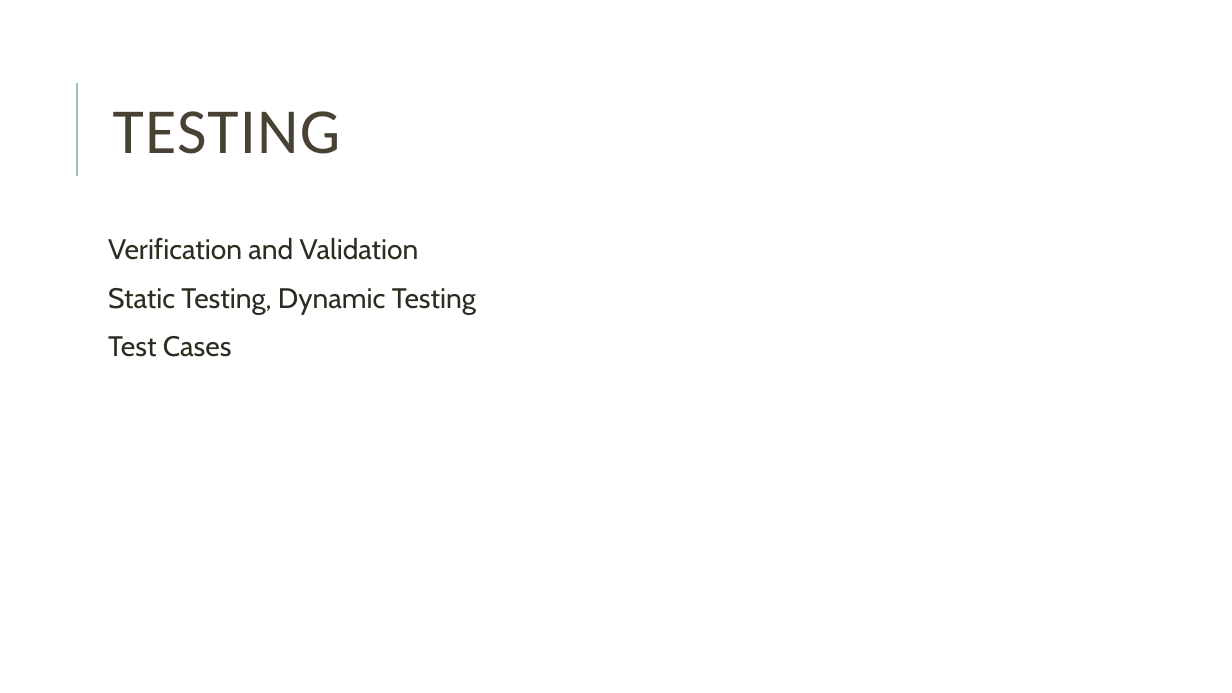
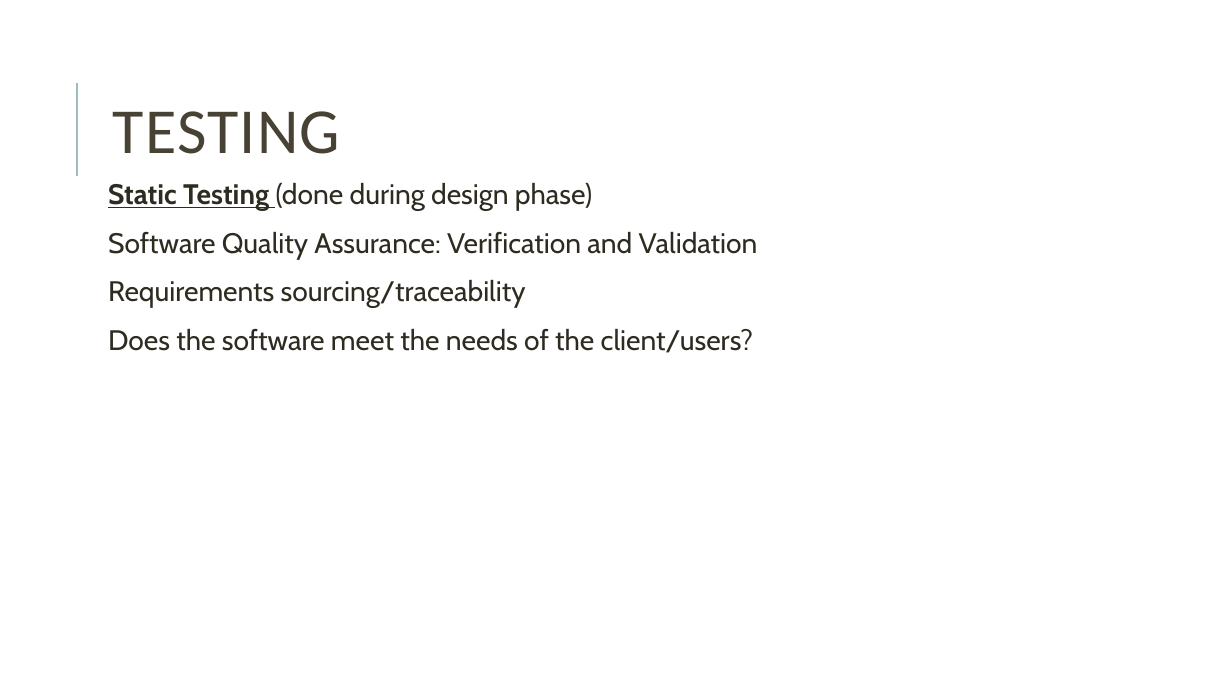
Before and after one commit to razr22/PatientMonitoringSystem, a slide deck: slide 7 of Patient Monitoring System.pptx. Drawn at 1232x693 pixels with LibreOffice and Linux fonts; fonts in the diff are those of the drawing. Boxes give left, top, right and bottom in pixels: in the first picture for what was removed or moved away, otherwise in the second. Text is boxed around its words. In the diff, an @@ line names an element or a change of style, - is before the commit and + after.

Commit message:
Presentation
Added Test Cases.

```diff
--- a/Patient Monitoring System.pptx
+++ b/Patient Monitoring System.pptx
@@ text at <box>108,183,758,353</box>: text changed @@
-Verification and Validation
-Static Testing, Dynamic Testing
-Test Cases
+Static Testing (done during design phase)
+Software Quality Assurance: Verification and Validation
+Requirements sourcing/traceability
+Does the software meet the needs of the client/users?
```
Also in this commit, not shown: 1 other slide changed, 3 slides added.
